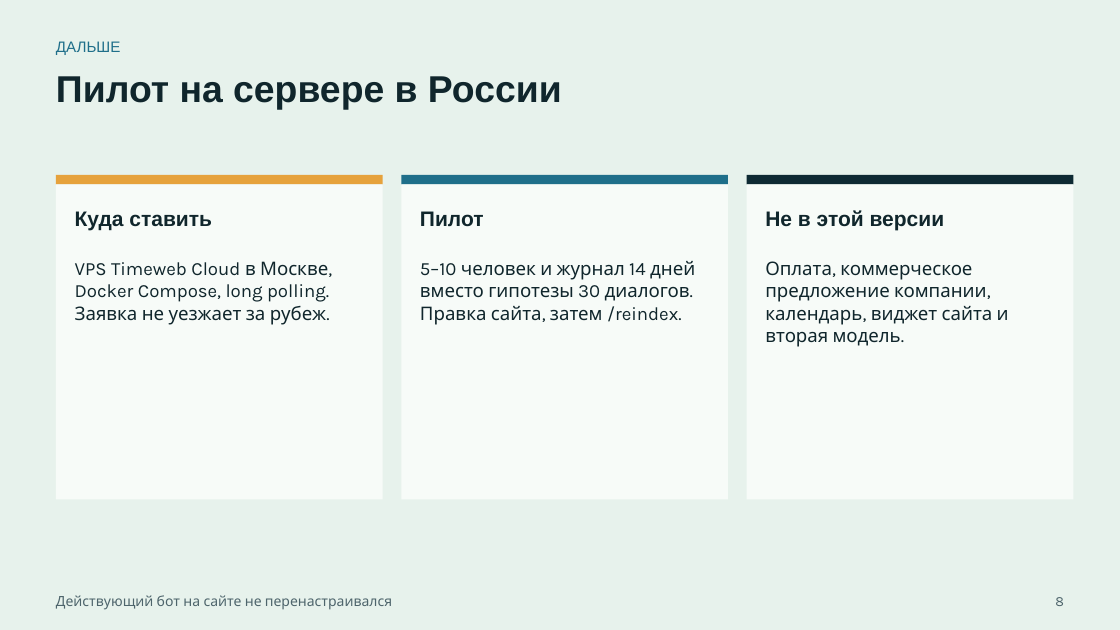
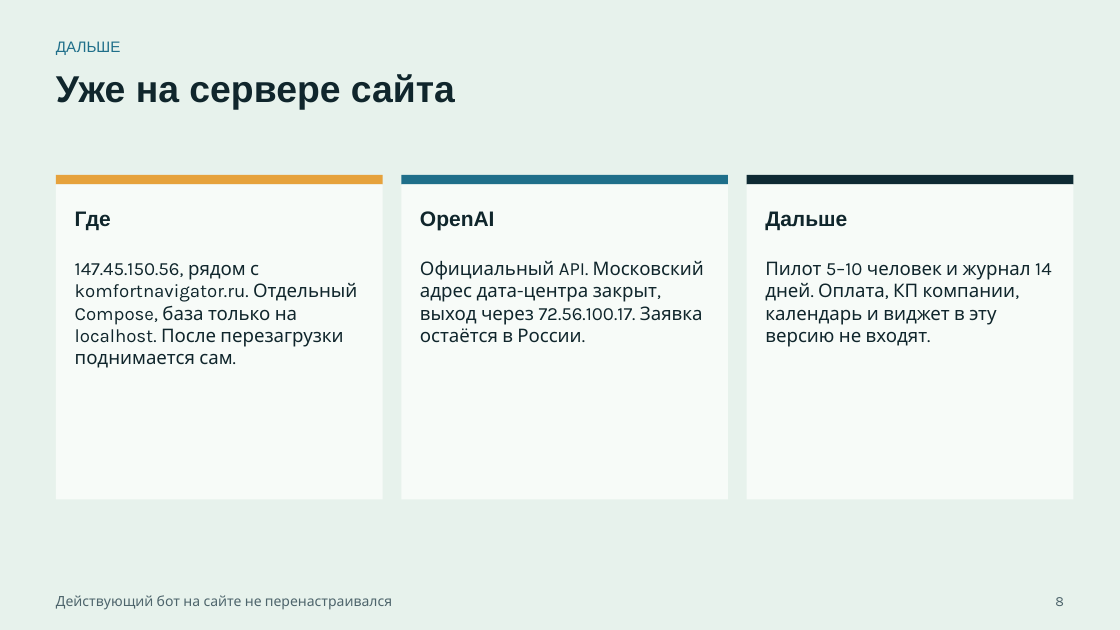
Before and after one commit to aleksandrfprikolota-navigator/pef05-navigator, a slide deck: slide 8 of submission/05-prezentaciya/Navigator.pptx. Drawn at 1120x630 pixels with LibreOffice and Linux fonts; fonts in the diff are those of the drawing. Boxes give left, top, right and bottom in pixels: in the first picture for what was removed or moved away, otherwise in the second. Text is boxed around its words. In the diff, an @@ line names an element or a change of style, - is before the commit and + after.

```diff
--- a/submission/05-prezentaciya/Navigator.pptx
+++ b/submission/05-prezentaciya/Navigator.pptx
@@ text at (56,74,455,110): text changed @@
-Пилот на сервере в России
+Уже на сервере сайта
@@ text at (75,211,111,230): text changed @@
-Куда ставить
+Где
@@ text at (420,211,495,230): text changed @@
-Пилот
+OpenAI
@@ text at (765,211,847,230): text changed @@
-Не в этой версии
+Дальше
@@ text at (75,263,357,368): text changed @@
-VPS Timeweb Cloud в Москве, Docker Compose, long polling. Заявка не уезжает за рубеж.
+147.45.150.56, рядом с komfortnavigator.ru. Отдельный Compose, база только на localhost. После перезагрузки поднимается сам.
@@ text at (420,261,704,342): text changed @@
-5–10 человек и журнал 14 дней вместо гипотезы 30 диалогов. Правка сайта, затем /reindex.
+Официальный API. Московский адрес дата-центра закрыт, выход через 72.56.100.17. Заявка остаётся в России.
@@ text at (765,261,1052,347): text changed @@
-Оплата, коммерческое предложение компании, календарь, виджет сайта и вторая модель.
+Пилот 5–10 человек и журнал 14 дней. Оплата, КП компании, календарь и виджет в эту версию не входят.
```
Also in this commit, not shown: 2 other slides changed, 13 other files.
